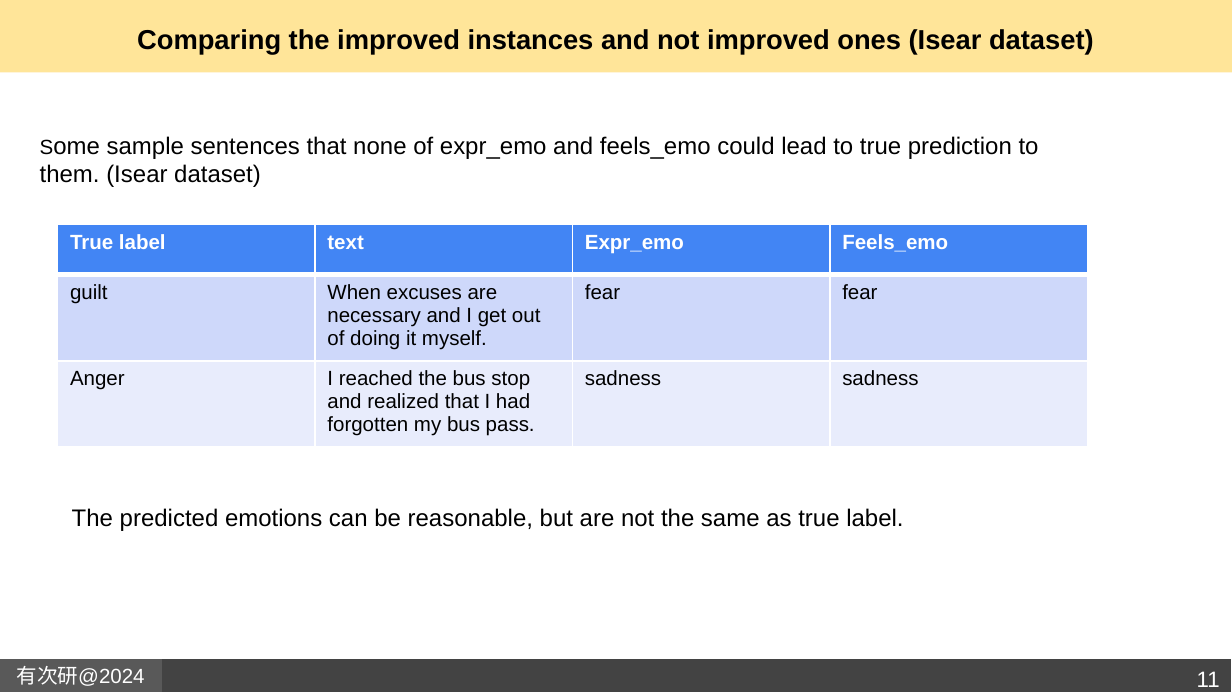
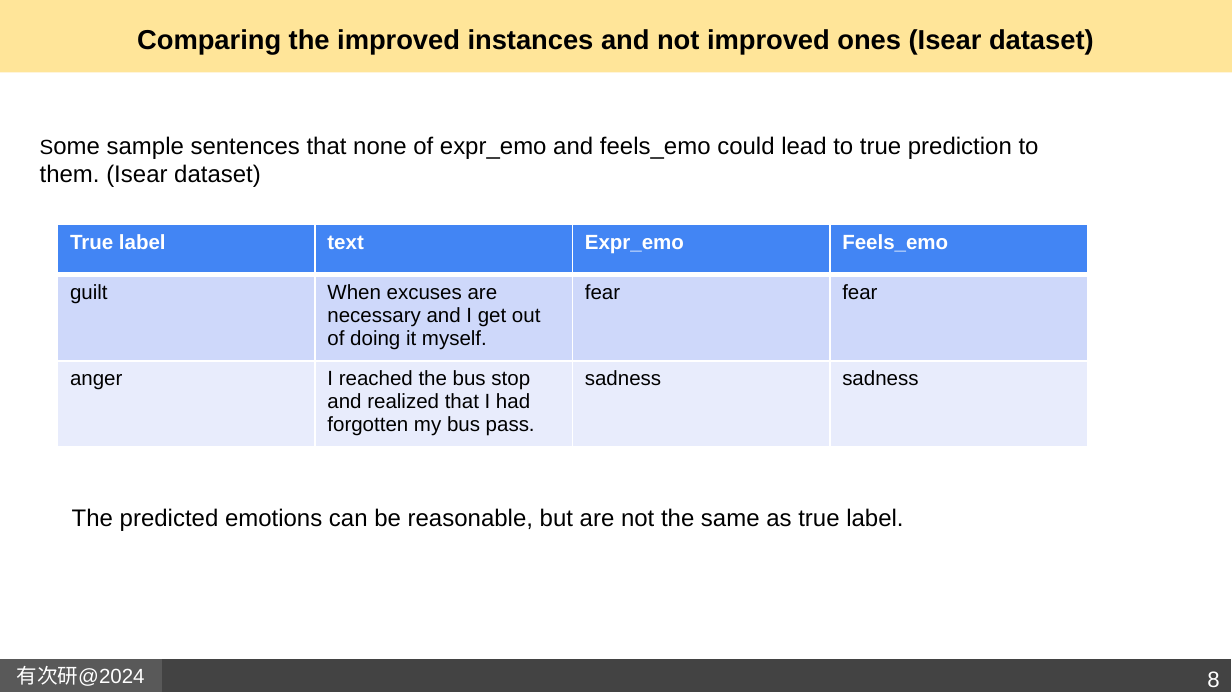
Before and after one commit to Gita1996/Emotion-classification-in-text, a slide deck: slide 8 of emotion classification_report_anaysis_synonyms.pptx (slide 11 before the commit). Drawn at 1232x693 pixels with LibreOffice and Linux fonts; fonts in the diff are those of the drawing; background and template pictures are left out. Boxes give left, top, right and bottom in pixels: in the first picture for what was removed or moved away, otherwise in the second. Text is boxed around its words. In the diff, an @@ line names an element or a change of style, - is before the commit and + after.

```diff
--- a/emotion classification_report_anaysis_synonyms.pptx
+++ b/emotion classification_report_anaysis_synonyms.pptx
@@ table at box(58, 224, 1088, 447) @@
-row 3, column 1: Anger
+row 3, column 1: anger
@@ page number at box(1207, 671, 1219, 687): text changed @@
-11
+8
```
Also in this commit, not shown: 5 other slides changed, 2 slides added, 4 slides removed.
